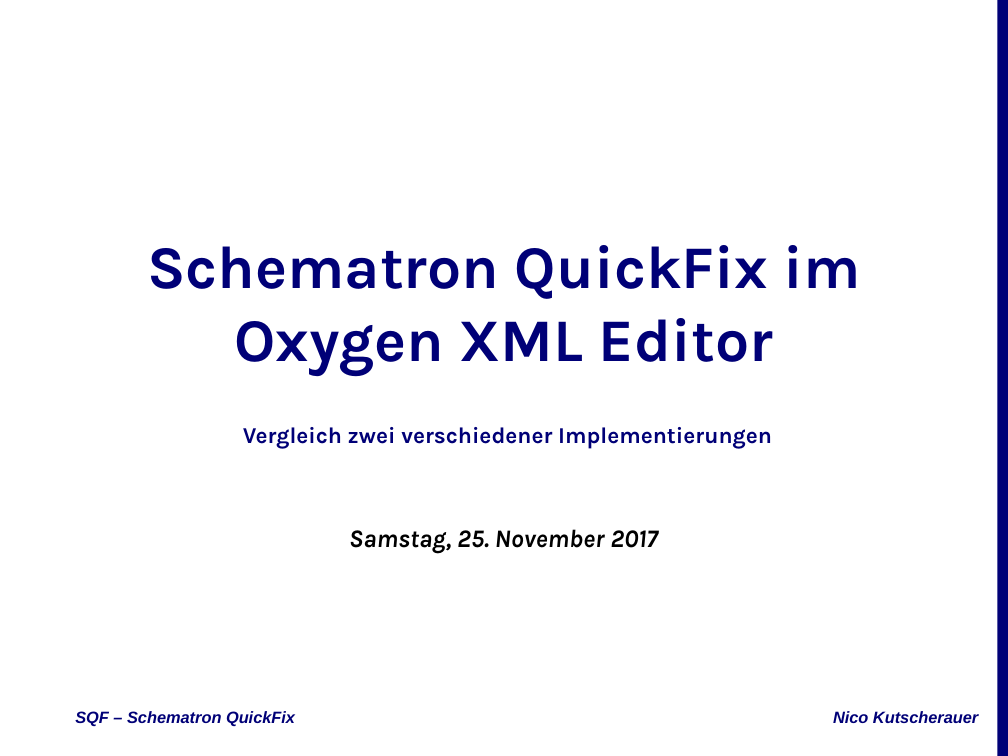
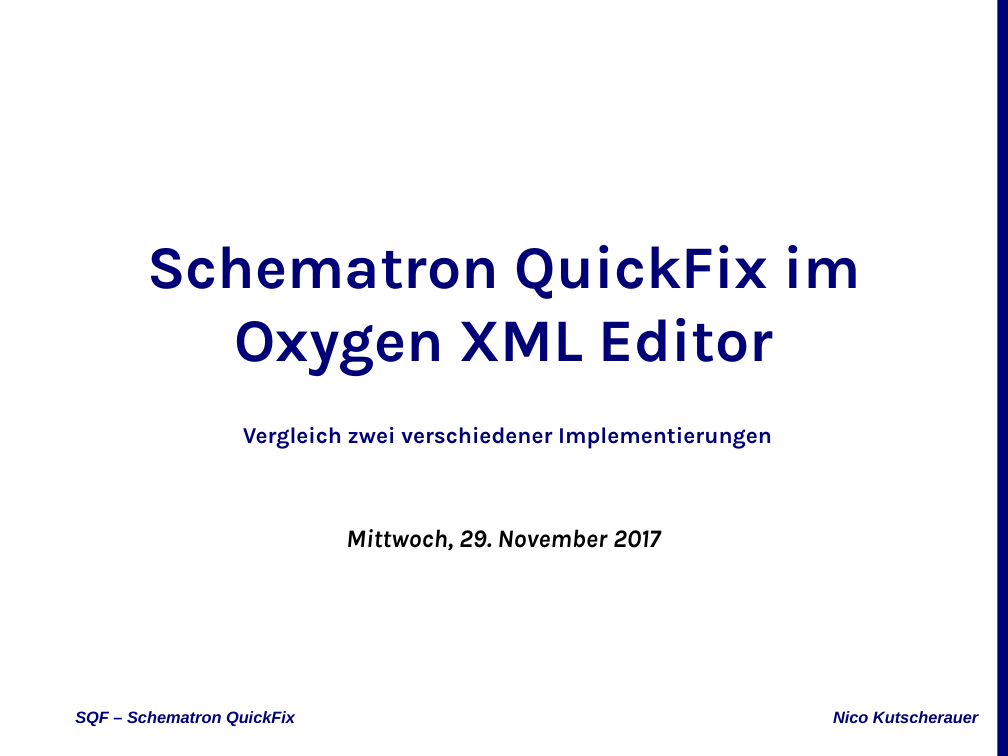
Before and after one commit to nkutsche/SchematronQuickFix-2017-11-17, a slide deck: slide 1 of SQF-Escali.pptx. Drawn at 1008x756 pixels with LibreOffice and Linux fonts; fonts in the diff are those of the drawing; background and template pictures are left out. Boxes give left, top, right and bottom in pixels: in the first picture for what was removed or moved away, otherwise in the second. Text is boxed around its words. In the diff, an @@ line names an element or a change of style, - is before the commit and + after.

```diff
--- a/SQF-Escali.pptx
+++ b/SQF-Escali.pptx
@@ subtitle at bbox=[346, 529, 660, 551]: text changed @@
-Samstag, 25. November 2017
+Mittwoch, 29. November 2017
```
Also in this commit, not shown: 2 other slides changed, 1 other file.
